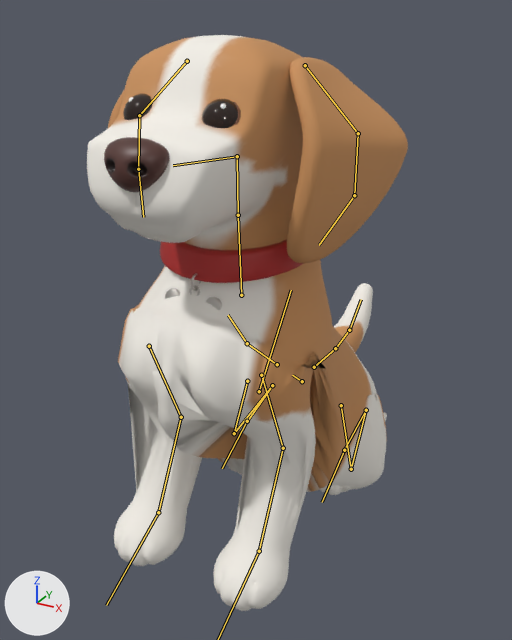
Two versions of the glTF model public/models/canela.glb, one commit apart.
Both versions are drawn from a 50 mm camera at (0.515, -0.977, 0.836) aimed at (-0.046, 0.045, 0.326). Arrows for +X, +Y and +Z are at lower left; the lights stay in place. The picture after the commit comes second. Both versions are drawn at frame 24 of the action 'sit'; the numbers are the values there. The bones that bend it are drawn over the model as lines.

Names of what the first picture shows: 'Canela_Body', 'Canela_Collar', 'Canela_Ear_L', 'Canela_Ear_R', 'Canela_EyeRim_1', 'Canela_Eye_-1', 'Canela_Eye_1', 'Canela_Glint_-1', 'Canela_Glint_1', 'Canela_Nose', 'Canela_Tag', 'Canela_TagLoop', 'Canela_TagRing'.
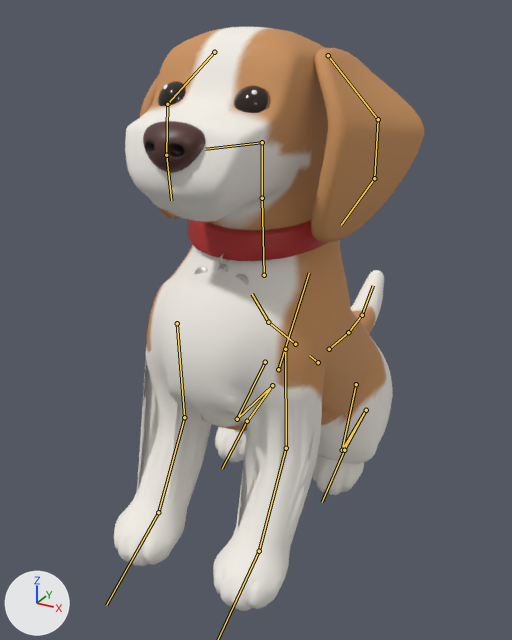
What the commit changed:
Bone 'root' (bone_root) moves from (0.0, -0.172, 0.048) to (0.0, -0.164, -0.027).
Bone 'h_thigh.L' (bone_h_thigh_l) turns from (27, 7, -8) to (-16, 2, -6) degrees about its own x, y and z.
Bone 'h_shin.L' (bone_h_shin_l) turns from (99, -9, 19) to (123, -7, 6) degrees about its own x, y and z.
Bone 'h_hock.L' (bone_h_hock_l) turns from (-160, -2, -12) to (-142, 1, -4) degrees about its own x, y and z.
Bone 'h_thigh.R' (bone_h_thigh_r) turns from (27, -7, 8) to (-16, -2, 6) degrees about its own x, y and z.
Bone 'h_shin.R' (bone_h_shin_r) turns from (99, 9, -19) to (123, 7, -6) degrees about its own x, y and z.
Bone 'h_hock.R' (bone_h_hock_r) turns from (-160, 2, 12) to (-142, -1, 4) degrees about its own x, y and z.
Bone 'f_upper.L' (bone_f_upper_l) turns from (63, 0, 0) to (42, 0, 0) degrees about its own x, y and z.
Bone 'f_lower.L' (bone_f_lower_l) turns from (-50, 0, 0) to (-34, 0, 0) degrees about its own x, y and z.
Bone 'f_paw.L' (bone_f_paw_l) turns from (26, 0, 0) to (31, 0, 0) degrees about its own x, y and z.
Bone 'f_upper.R' (bone_f_upper_r) turns from (63, 0, 0) to (42, 0, 0) degrees about its own x, y and z.
Bone 'f_lower.R' (bone_f_lower_r) turns from (-50, 0, 0) to (-34, 0, 0) degrees about its own x, y and z.
Bone 'f_paw.R' (bone_f_paw_r) turns from (26, 0, 0) to (31, 0, 0) degrees about its own x, y and z.

Where the change shows, as pixel boxes (x1, y1, x2, y2) in the pictures (512 x 640 px):
'Canela_Body', posed (7% narrower)
    before: (87, 35, 387, 611)
    after: (114, 27, 393, 611)
'Canela_Ear_R', posed (7% narrower)
    before: (287, 57, 408, 263)
    after: (311, 48, 424, 242)
'Canela_Collar', posed
    before: (160, 240, 304, 283)
    after: (188, 220, 327, 261)
'Canela_Nose', posed
    before: (104, 137, 169, 192)
    after: (143, 121, 205, 173)
'Canela_Eye_-1', posed (7% shorter)
    before: (123, 93, 152, 120)
    after: (158, 81, 186, 106)
'Canela_Ear_L', posed (mostly hidden)
    before: (108, 91, 124, 128)
    after: (140, 75, 178, 218)
'Canela_Glint_-1', posed
    before: (129, 97, 133, 102)
    after: (164, 85, 168, 89)
bone 'root', root to tip
    before: (259, 391) to (291, 290)
    after: (278, 369) to (309, 273)
bone 'h_thigh.L', root to tip
    before: (341, 405) to (351, 469)
    after: (356, 384) to (342, 450)
bone 'h_shin.L', root to tip
    before: (351, 469) to (366, 410)
    after: (342, 450) to (366, 410)
bone 'h_thigh.R', root to tip
    before: (247, 381) to (234, 433)
    after: (265, 362) to (237, 419)
bone 'h_shin.R', root to tip
    before: (234, 433) to (272, 385)
    after: (237, 419) to (272, 385)
bone 'f_upper.L', root to tip
    before: (261, 375) to (283, 448)
    after: (285, 349) to (286, 448)
bone 'f_lower.L', root to tip
    before: (283, 448) to (259, 551)
    after: (286, 448) to (259, 551)
bone 'f_upper.R', root to tip
    before: (149, 346) to (181, 417)
    after: (177, 323) to (184, 417)
bone 'f_lower.R', root to tip
    before: (181, 417) to (158, 512)
    after: (184, 417) to (158, 512)
